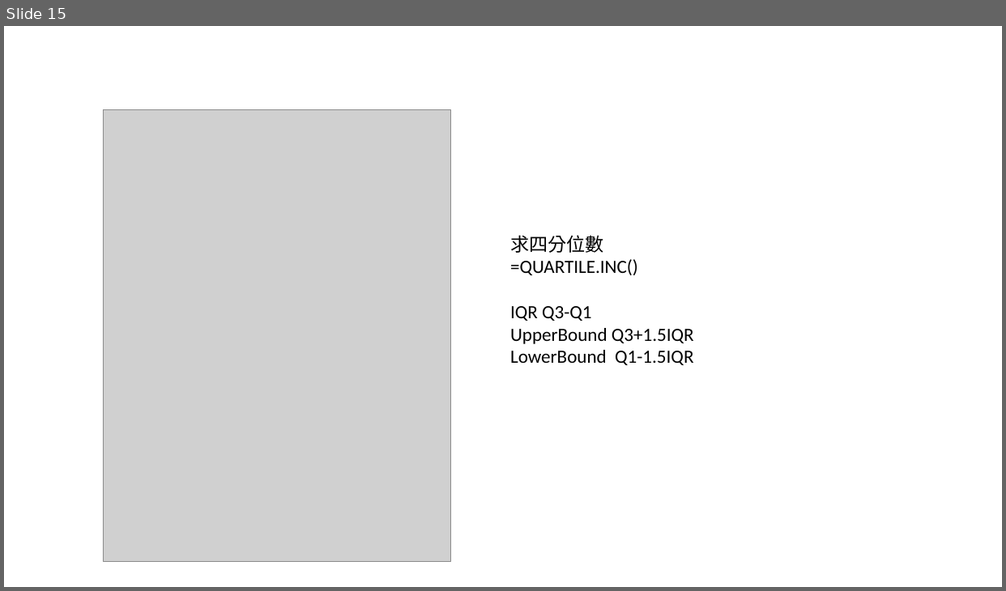
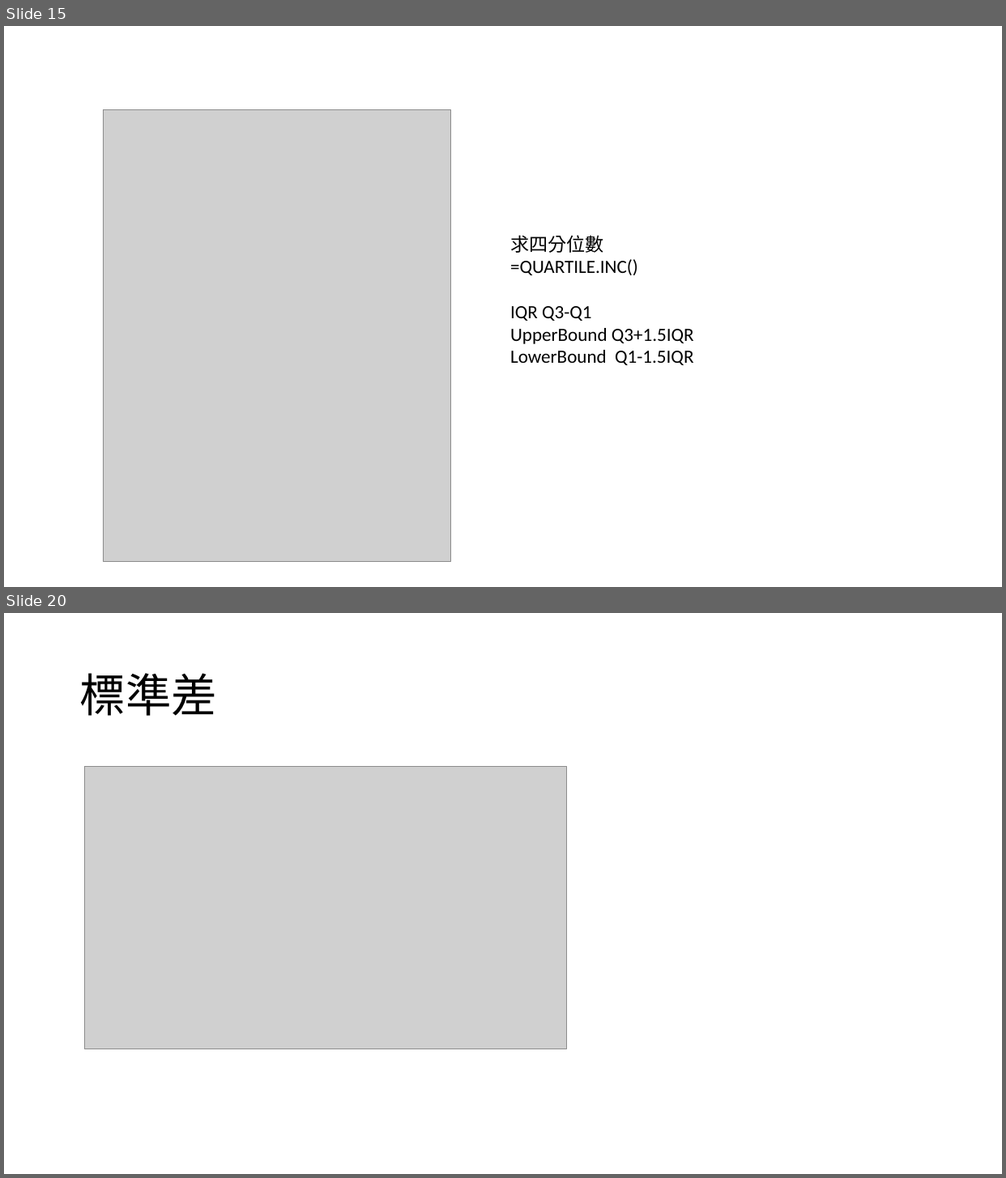
Before and after one commit to Sheng-wayne/Static-1, a slide deck: EXCEL0929.pptx. Shown one above the other, each under a label of ours: slide 15 before the commit, slides 15 and 20 after it; the slides between them are not shown. The pictures are 1006x591 and 1006x1178 pixels, drawn with LibreOffice and Linux fonts; fonts in the diff are those of the drawing; grey boxes stand for pictures. Boxes give left, top, right and bottom in pixels: in the first picture for what was removed or moved away, otherwise in the second. Text is boxed around its words. In the diff, an @@ line names an element or a change of style, - is before the commit and + after.

```diff
--- a/EXCEL0929.pptx
+++ b/EXCEL0929.pptx
@@ slide 20 added at [4,613,1002,1174], background #FFFFFF @@
@@ title added at [80,673,217,716], 44 pt, text #000000 @@
+標準差
@@ picture added at [85,766,567,1050] @@
```
Also in this commit, not shown: 4 other slides added.
